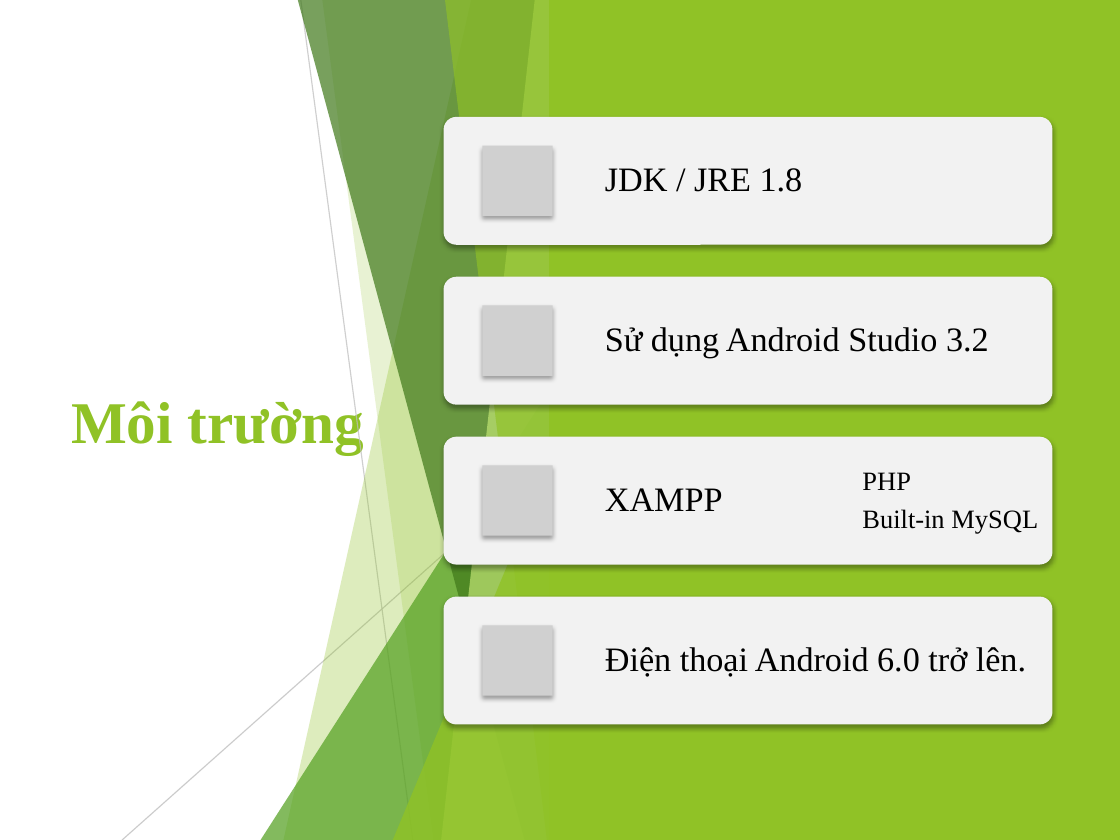
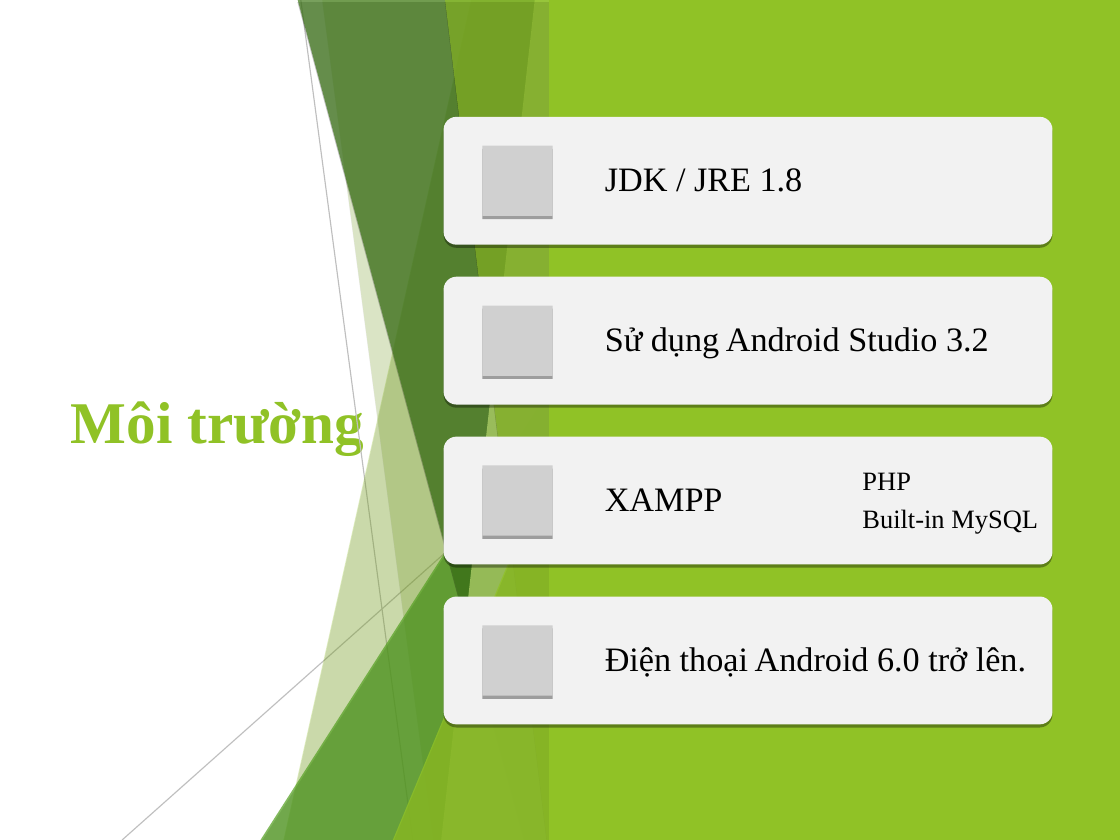
Before and after one commit to viet97/doandocs, a slide deck: slide 17 of DATN_Presentation.pptx (slide 14 before the commit). Drawn at 1120x840 pixels with LibreOffice and Linux fonts; fonts in the diff are those of the drawing; grey boxes stand for pictures. Boxes give left, top, right and bottom in pixels: in the first picture for what was removed or moved away, otherwise in the second. Text is boxed around its words. In the diff, an @@ line names an element or a change of style, - is before the commit and + after.

```diff
--- a/DATN_Presentation.pptx
+++ b/DATN_Presentation.pptx
@@ line (301, 0) - (413, 840): stroke #BFBFBF 0.75 pt to #BFBFBF 0.74 pt @@
@@ shadow on in 21 elements at [844, 0, 1120, 840], [883, 0, 1120, 840], [813, 480, 1120, 840], [859, 0, 1120, 840], [1016, 0, 1120, 840], [989, 0, 1120, 840], [987, 599, 1120, 840], [843, 0, 1120, 840], [883, 0, 1120, 840], [821, 373, 1120, 840], [858, 0, 1120, 840], [1001, 0, 1120, 840], [953, 440, 1120, 840], [283, 0, 560, 840], [323, 0, 560, 840], [261, 373, 560, 840], [298, 0, 560, 840], [441, 0, 560, 840], [393, 440, 560, 840], [1005, 0, 1119, 840], [445, 0, 559, 840] @@
@@ line (861, 0) - (973, 840): stroke #BFBFBF 0.75 pt to #BFBFBF 0.74 pt @@
@@ line (862, 0) - (1012, 840): stroke #BFBFBF 0.75 pt to #BFBFBF 0.74 pt @@
@@ line (560, 451) - (122, 840): stroke #BFBFBF 0.75 pt to #BFBFBF 0.74 pt @@
@@ line (1120, 451) - (682, 840): stroke #D9D9D9 0.75 pt to #D9D9D9 0.74 pt @@
@@ line (628, 840) - (1120, 512): stroke #D9D9D9 0.75 pt to #D9D9D9 0.74 pt @@
@@ shadow changed in 4 elements at [444, 116, 1053, 244], [444, 277, 1053, 404], [444, 437, 1053, 564], [444, 597, 1053, 725] @@
```
Also in this commit, not shown: 18 other slides changed, 3 slides added.
